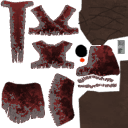
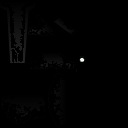
Layered file, before and after one edit (128px x 128px). Changes by layer:
added layer "Emissive bracers" (7%) above "Emissive Hips" over [47, 73, 67, 127]
added layer "Emissive Hips" (7%) above "Emissive Tabard" over [1, 94, 45, 125]
added layer "Emissive Tabard" (15%) above "Emissive Chest Front" over [0, 0, 36, 63]
added layer "Emissive Chest Front" (10%) above "Emissive Chest Back" over [28, 6, 60, 36]
added layer "Emissive Chest Back" (10%) above "Emissive Chest" over [30, 53, 77, 72]
added layer "Emissive Chest" (7%) above "AshlandsMageArmor_e.png" over [53, 16, 79, 35]
added layer "AshlandsMageArmor_e.png" above "Black background" over [0, 0, 128, 128]
showed "Mountain Cloth", painted on it over [0, 0, 121, 127]
hid "Ashlands Metal" over [117, 40, 125, 54]
hid "Ashlands Eye" over [75, 44, 89, 63]
hid "Ash" over [1, 1, 117, 126]
hid "Ashlands Cloth" over [0, 0, 120, 127]
hid "Ashlands Leather" over [75, 0, 128, 128]
